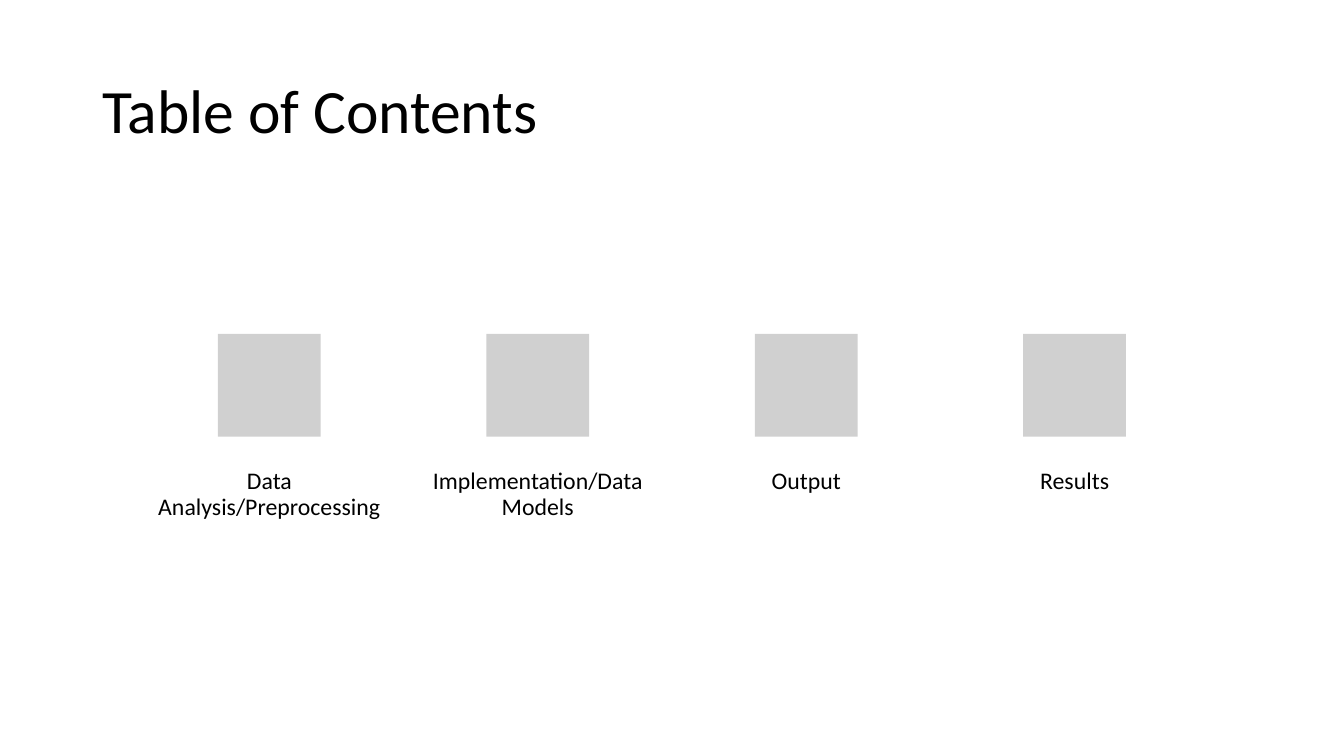
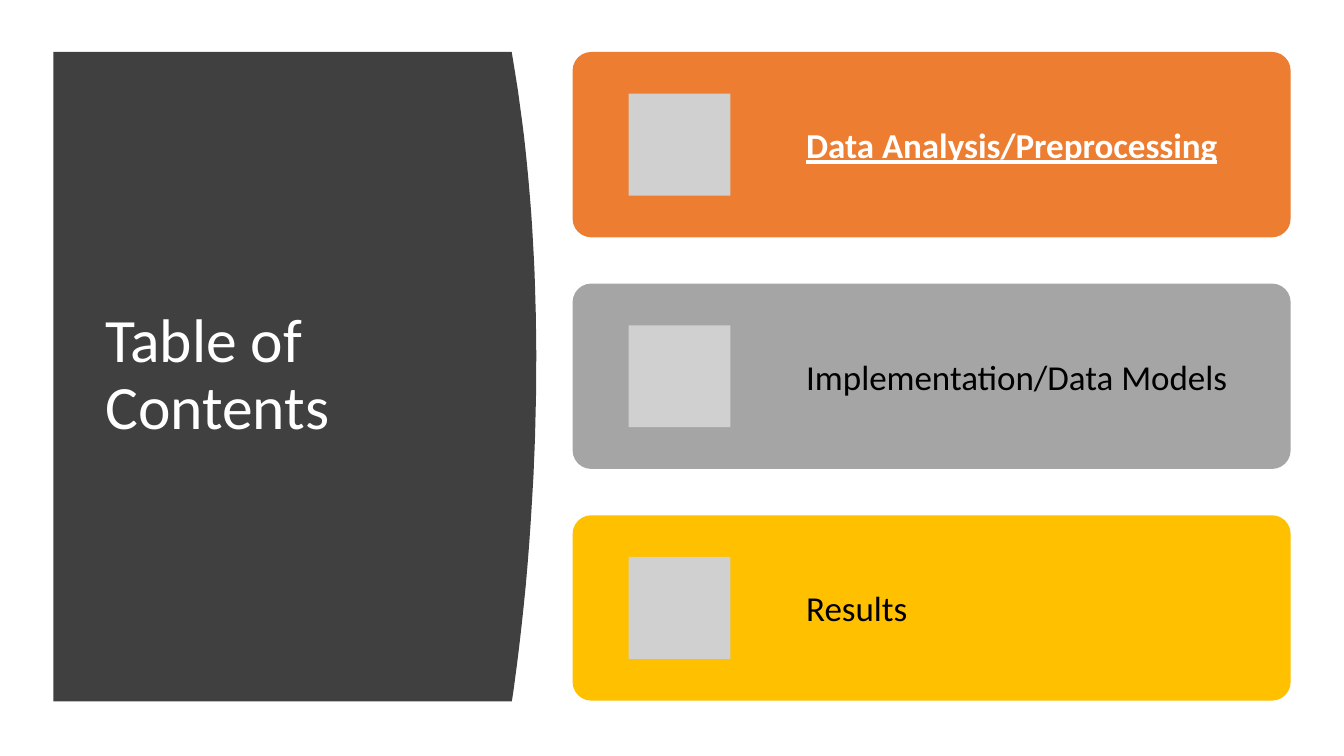
Before and after one commit to suong4554/Data-Mining-PolyU, a slide deck: slide 2 of Presentation.pptx. Drawn at 1344x756 pixels with LibreOffice and Linux fonts; fonts in the diff are those of the drawing; grey boxes stand for pictures. Boxes give left, top, right and bottom in pixels: in the first picture for what was removed or moved away, otherwise in the second. Text is boxed around its words. In the diff, an @@ line names an element or a change of style, - is before the commit and + after.

```diff
--- a/Presentation.pptx
+++ b/Presentation.pptx
@@ freeform shape added at (53,52,536,702), fill #404040 @@
@@ text "Data Analysis/Preprocessing": place and size @@
-text "Data Analysis/Preprocessing" at (158,473,380,519)
+text "Data Analysis/Preprocessing" at (806,133,1217,164)
@@ text "Data Analysis/Preprocessing" at (806,133,1217,164): size 17 to 25 pt, text colour #000000 to #FFFFFF, bold on, underline on; alignment centre to left; line spacing 0.9 to 1; more space between paragraphs; vertical alignment top to middle @@
@@ title "Table of Contents": place and size @@
-title "Table of Contents" at (102,90,537,134)
+title "Table of Contents" at (105,319,329,430)
@@ title "Table of Contents" at (105,319,329,430): text colour #000000 to #FFFFFF @@
@@ text "Implementation/Data Models" at (806,365,1227,396): size 17 to 25 pt; alignment centre to left; line spacing 0.9 to 1; more space between paragraphs; vertical alignment top to middle @@
@@ text "Implementation/Data Models": place and size @@
-text "Implementation/Data Models" at (433,472,642,515)
+text "Implementation/Data Models" at (806,365,1227,396)
@@ group removed at (218,334,1126,493): 4 pictures, 1 text @@
-Output
@@ text "Results": place and size @@
-text "Results" at (1040,472,1109,489)
+text "Results" at (806,596,907,622)
@@ text "Results" at (806,596,907,622): size 17 to 25 pt; alignment centre to left; line spacing 0.9 to 1; more space between paragraphs; vertical alignment top to middle @@
@@ group added at (573,52,1291,701): 3 rounded rectangles, 3 pictures @@
```
Also in this commit, not shown: 4 other slides changed, 15 slides added, 4 slides removed.
